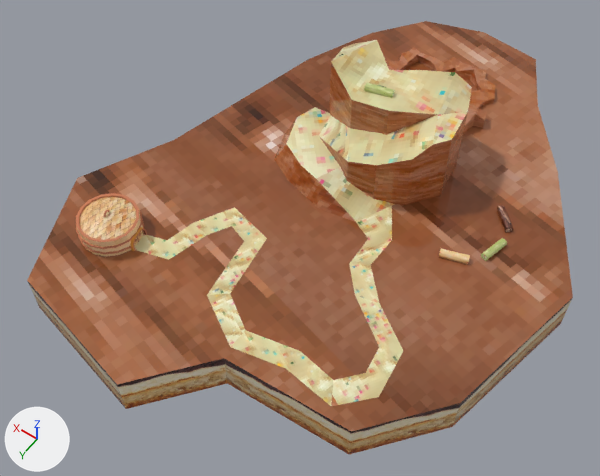
The glTF model public/models/tiramysu-land-base.glb: old version first, new version second.
The view is the same before and after, from a 50 mm lens placed at (-22.1, 43.1, 56.0), pointed at (2.2, 9.1, 2.5). Every picture has the same lights, and +X, +Y and +Z are marked at lower left. Where no turn or scale is listed for an object, it has been applied to the vertices. Vertices at the same position are counted once.

Names of what the first picture shows: 'Base', 'Mountain', 'Path', 'Steamer'.
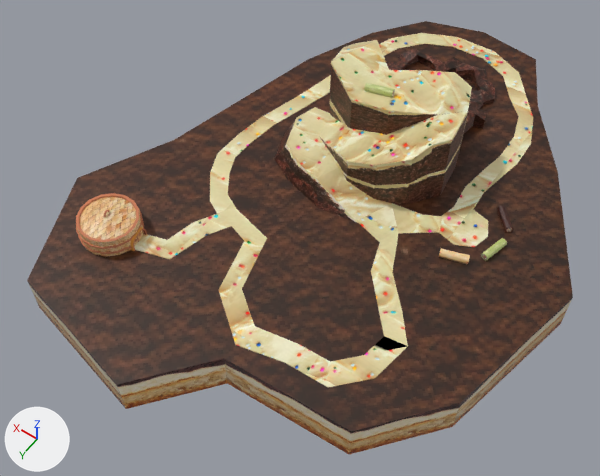
Where the newer file only moved an object's origin or applied its transform, the numbers keep the older frame.

What the commit changed:
Picture 'choco-cake-tex' (img_choco_cake_tex) is new.
Picture 'tiramisu-top-tex' (img_tiramisu_top_tex) is new.
Picture 'cake-icing-tex' (img_cake_icing_tex) is new.
Material 'SprinkleCake-128' (mat_sprinklecake_128) changes its picture from img_tiramysu_mountain_128 to img_cake_icing_tex.
Material 'Chococake-Top' (mat_chococake_top) is new.
Its texture is img_choco_cake_tex.
Material 'Choco-128' (mat_choco_128) is new.
Its texture is img_tiramisu_top_tex.
me_cylinder_001 has 30 vertices, 56 faces and spans x -18.4..20.6, y -21.6..27.9, z 0.0..3.8.
me_cylinder_001 is used by ob_base; location (0.0, 0.0, 0.0).
me_cylinder_001 part 1: 13 faces spanning x -18.4..20.6, y -21.6..27.9, z 3.8 switch from mat_tiramysu_128 (picture img_tiramysu_base_128) to mat_choco_128 (picture img_tiramisu_top_tex).
me_cube_001 has 181 vertices, 372 faces and spans x -10.7..4.2, y -11.8..11.1, z -1.2..6.7.
me_cube_001 is used by ob_mountain; location (5.43, -4.49, 4.84).
me_cube_001 part 2: 370 kept faces spanning x -10.7..4.2, y -11.8..11.1, z -1.2..6.7 get new texture (UV) coordinates.
me_cube_001 part 3: 341 faces spanning x -10.7..4.2, y -11.8..11.1, z -1.2..6.7 switch from mat_sprinklecake_128 (picture img_tiramysu_mountain_128) to mat_chococake_top (picture img_choco_cake_tex).
me_plane is used by ob_path; location (-3.09, 5.1, 3.82).
me_plane had 30 vertices, 28 faces and spanned x -7.8..16.9, y -2.5..15.8, z 0.0.
me_plane now has 68 vertices, 132 faces and spans x -7.4..16.9, y -3.7..15.5, z -0.2..0.1.
Part 4, on me_plane:
21 vertices are removed from x -7.8..11.8, y -2.5..15.8, z 0.0.
27 faces are deleted.
59 vertices are added at x -7.4..16.9, y -3.7..15.5, z -0.2..0.1.
131 new faces join them.
me_plane part 5: 5 kept faces spanning x 6.8..13.1, y 5.3..11.1, z 0.0 get new texture (UV) coordinates.
Mesh me_plane_006 is new.
It has 102 vertices, 200 faces and spans x -2.0..21.2, y -20.8..10.5, z -0.2..-0.1.
It uses material mat_sprinklecake_128 (picture img_cake_icing_tex).
Object 'Path' (ob_path) moves from (-3.09, 5.1, 3.82) to (-3.09, 5.1, 3.87).
Object 'FirePit' (ob_firepit) is new; it shows me_plane_006.
Its location is (-8.42, 1.33, 3.92).

Pixel boxes [x1, y1, x2, y2] of what changed, in the pictures (600 x 476 px):
'Mountain', surface changed: [274, 40, 495, 222] in both
'Path', surface changed, reshaped, moved (14% wider, 8% shorter): before [135, 205, 403, 406]; after [135, 203, 442, 388]
'FirePit', added (beige): after [210, 33, 533, 247]
part 1 of me_cylinder_001, recoloured: [27, 21, 573, 432] in both
part 2 of me_cube_001, surface changed: [286, 40, 472, 222] in both
part 3 of me_cube_001, recoloured: [274, 47, 495, 222] in both
part 4 of me_plane, built on: before [135, 205, 403, 406]; after [135, 203, 442, 388]
part 5 of me_plane, surface changed: [168, 207, 266, 241] in both
